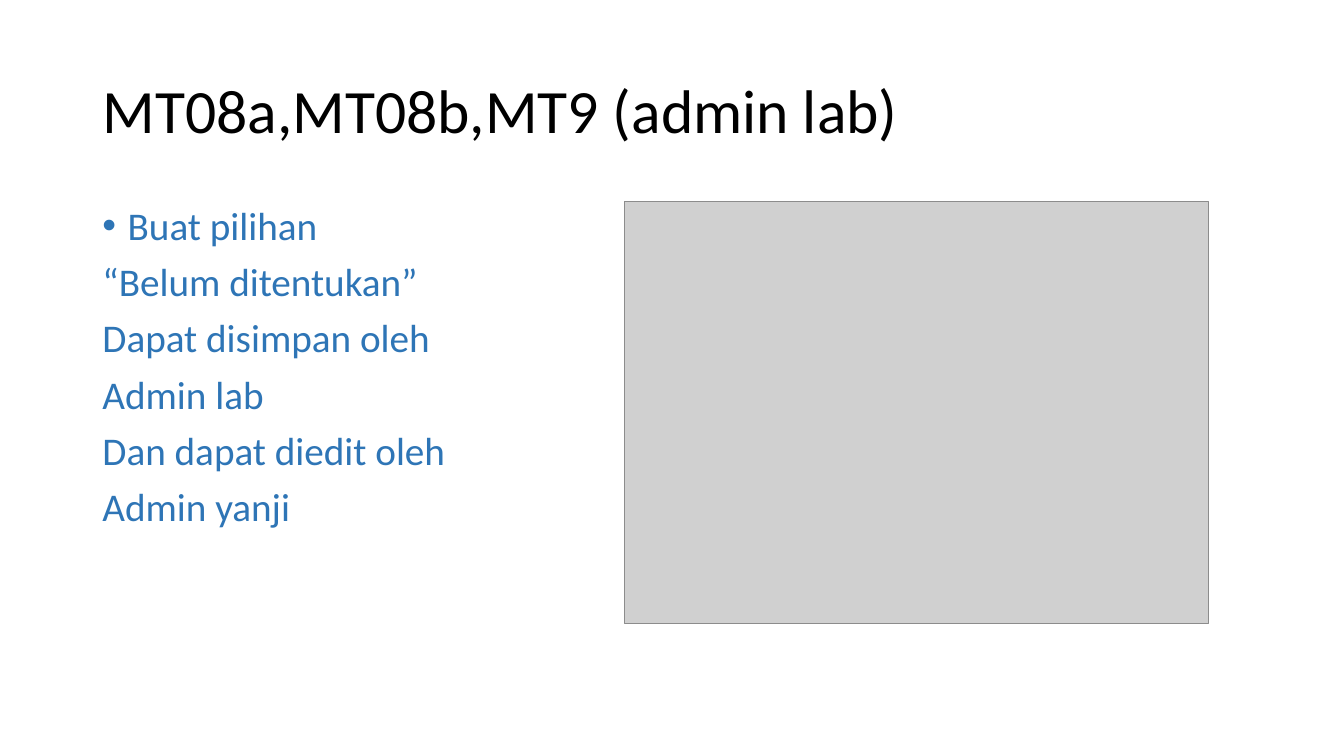
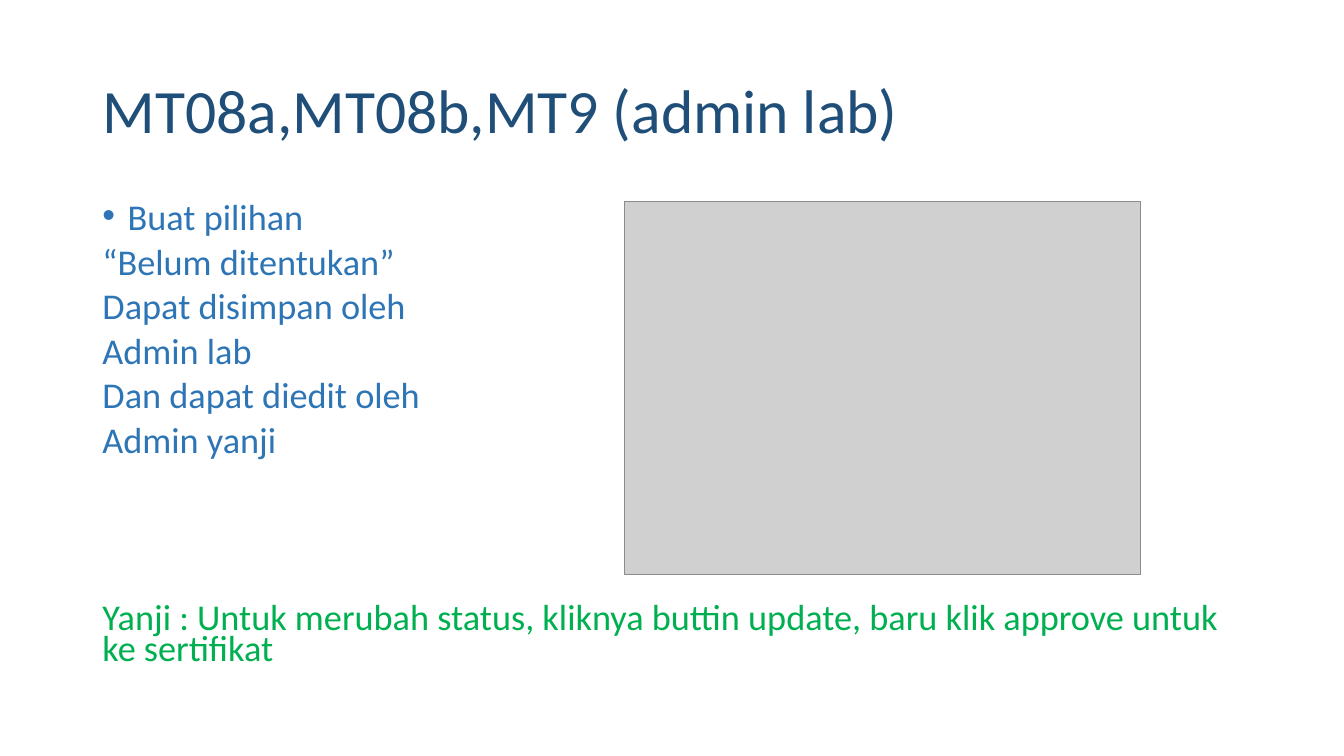
Before and after one commit to marklong0304/ebbpmsoh, a slide deck: slide 9 of Dokumentasi/rev/Revisi 3b lanjutan.pptx. Drawn at 1344x756 pixels with LibreOffice and Linux fonts; fonts in the diff are those of the drawing; grey boxes stand for pictures. Boxes give left, top, right and bottom in pixels: in the first picture for what was removed or moved away, otherwise in the second. Text is boxed around its words. In the diff, an @@ line names an element or a change of style, - is before the commit and + after.

```diff
--- a/Dokumentasi/rev/Revisi 3b lanjutan.pptx
+++ b/Dokumentasi/rev/Revisi 3b lanjutan.pptx
@@ title "MT08a,MT08b,MT9 (admin lab)" at <box>102,88,898,142</box>: text colour #000000 to #1F4E79 @@
@@ text at <box>102,205,419,459</box>: size 28 to 25.9 pt in "Buat pilihan", "“Belum ditentukan”", "Dapat disimpan oleh", "Admin lab" and 2 more places; line spacing 0.9 to 0.7 @@
@@ picture: place and size @@
-picture at <box>625,202,1209,624</box>
+picture at <box>625,202,1141,576</box>
@@ text at <box>102,604,1217,662</box>: paragraph added @@
+Yanji : Untuk merubah status, kliknya buttin update, baru klik approve untuk ke sertifikat
```
Also in this commit, not shown: 6 other slides changed, 16 other files.
